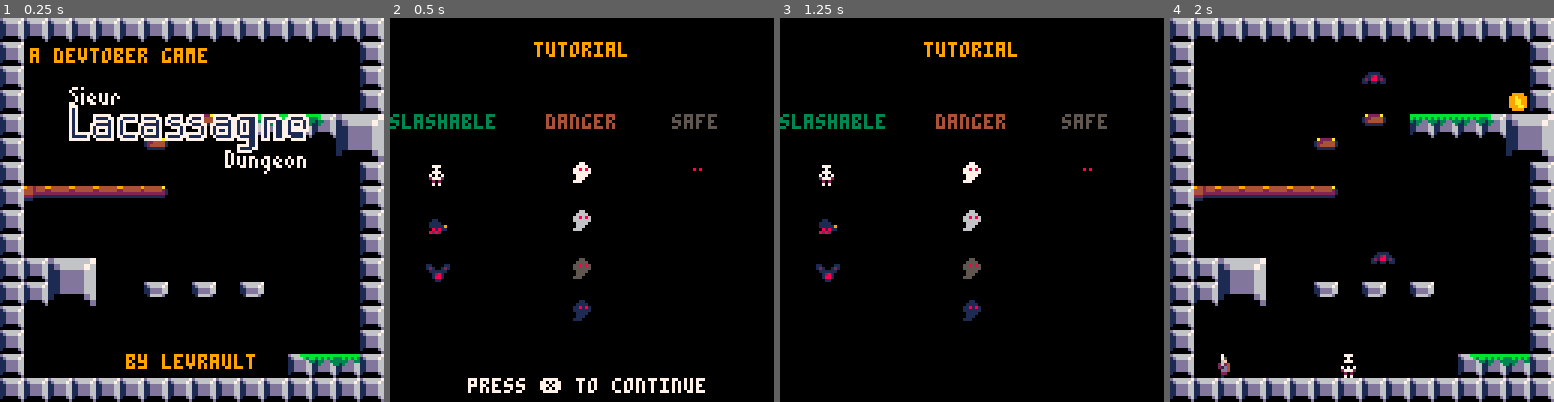
Above: before the commit, frames 1-4 (left to right).
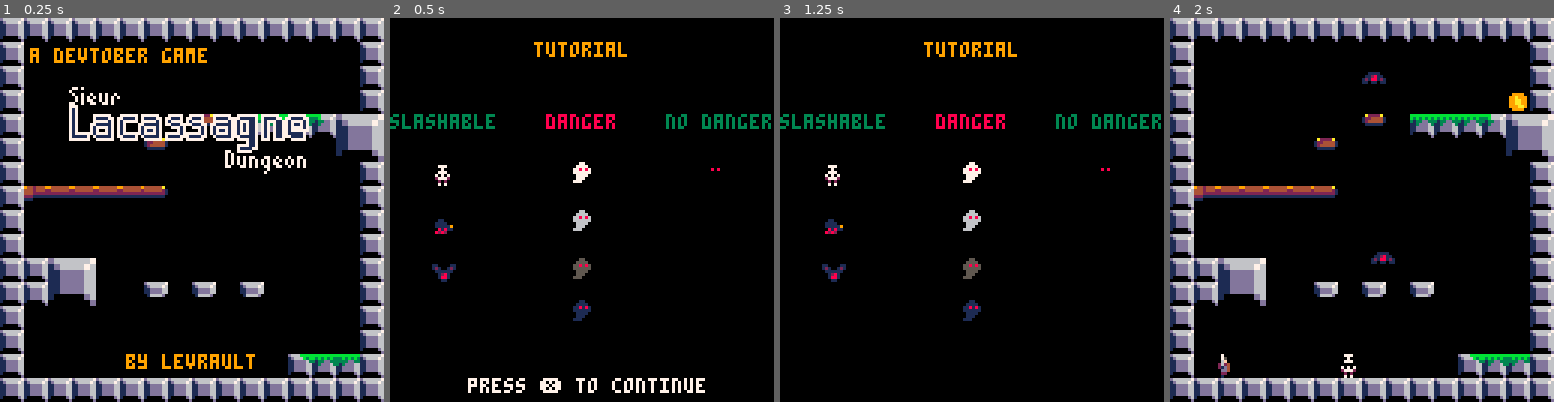
Above: after the commit, the same moments.

Repository: Levrault/pico8-sieur-lacassagne-dungeon
Game: PICO-8 cartridge sieur-lacassagne-dungeon.p8
Same seed, same stepped clock (60 frames per second), same inputs: the game is played once before the commit and once after it.
Inputs:
- Up to frame 1 (0.25 s): no input
- Up to frame 2 (0.5 s): tap X (X key) at 0.33 s
- Up to frame 3 (1.25 s): tap O (Z key) at 0.7 s; tap X (X key) at 1.07 s
- Up to frame 4 (2 s): hold Right from 1.6 s (still down); tap O (Z key) at 1.7 s; tap X (X key) at 1.85 s

Frame 1 is identical in both runs. In frame 2, 1.5% of the frame differs, in the area x 9-100%, y 25-69%; in frame 3, 1.5%; in frame 4, nothing differs.

Commit message:
fix(tutorial): improve alignment

Diff:
--- a/sieur-lacassagne-dungeon.p8
+++ b/sieur-lacassagne-dungeon.p8
@@ -259,19 +259,19 @@
 		print(title,hcenter(title),264,9)
 		local continue="press \x97 to continue"
 		print("slashable",0,288,3)
-		spr(13,12,304,1,1)--skeleton
-		spr(48,12,320,1,1)--spider
-		spr(52,12,336,1,1)--bat
+		spr(13,14,304,1,1)--skeleton
+		spr(48,14,320,1,1)--spider
+		spr(52,14,336,1,1)--bat
 
 		local danger="danger"
-		print(danger,hcenter(danger),288,4)
+		print(danger,hcenter(danger),288,8)
 		spr(57,60,304,1,1)--ghost danger
 		spr(58,60,320,1,1)--ghost danger
 		spr(59,60,336,1,1)--ghost danger
 		spr(60,60,350,1,1)--ghost danger
 
-		print("safe",94,288,5)
-		spr(61,98,304,1,1)--ghost safe
+		print("no danger",92,288,3)
+		spr(61,104,304,1,1)--ghost safe
 		if self.txt_blink then
 			print(continue,hcenter(continue),376,7)
 		end
